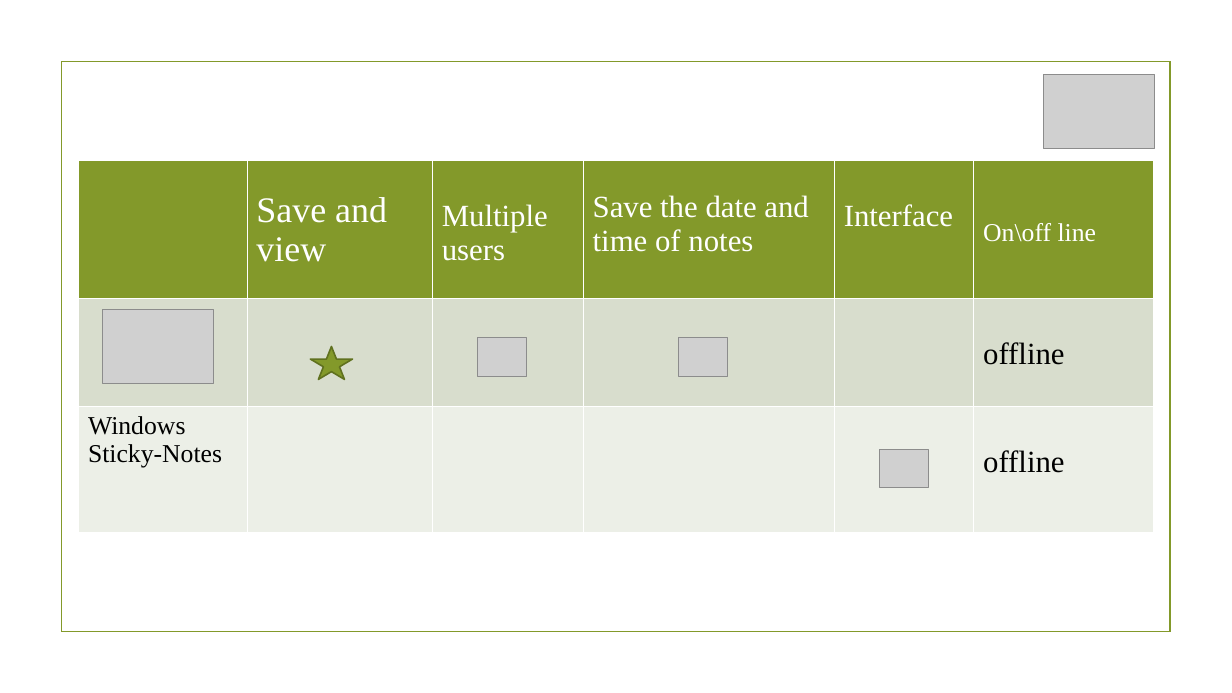
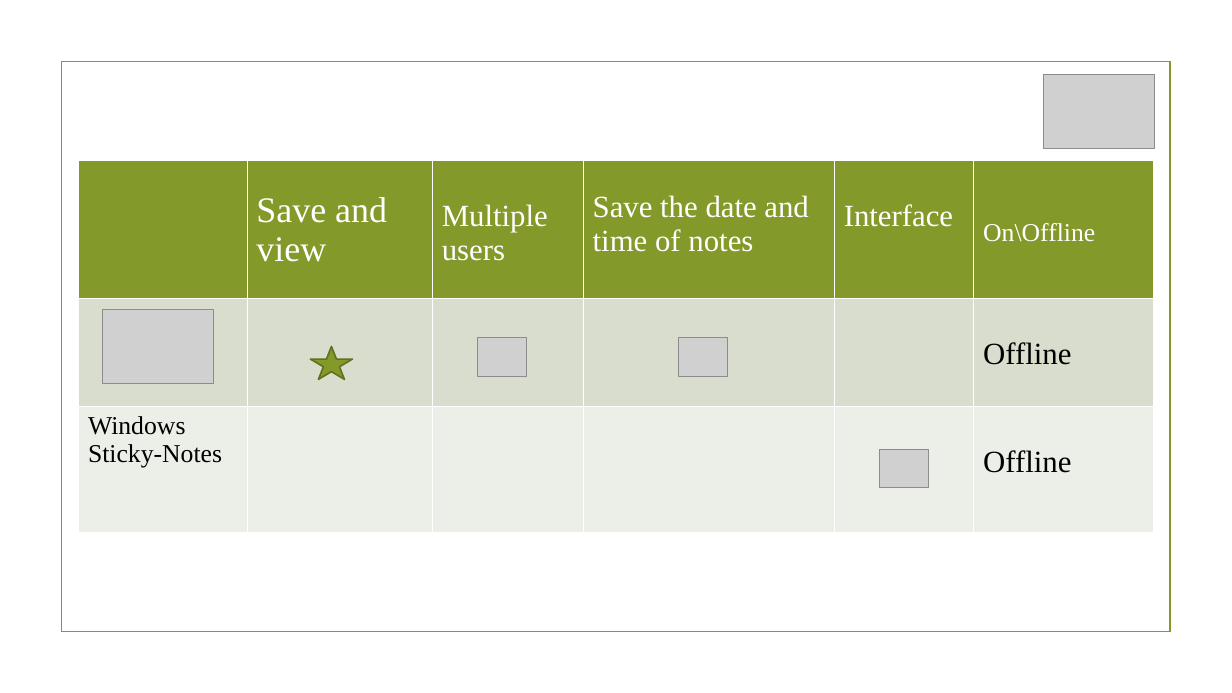
Before and after one commit to ibrahim123abusamrah/show, a slide deck: slide 13 of Sticky-Notes.pptx (slide 12 before the commit). Drawn at 1232x693 pixels with LibreOffice and Linux fonts; fonts in the diff are those of the drawing; grey boxes stand for pictures; background and template pictures are left out. Boxes give left, top, right and bottom in pixels: in the first picture for what was removed or moved away, otherwise in the second. Text is boxed around its words. In the diff, an @@ line names an element or a change of style, - is before the commit and + after.

```diff
--- a/Sticky-Notes.pptx
+++ b/Sticky-Notes.pptx
@@ table at (79,160,1153,533) @@
-row 1, column 6: On\off line
+row 1, column 6: On\Offline
-row 2, column 6: offline
+row 2, column 6: Offline
-row 3, column 6: offline
+row 3, column 6: Offline
```
Also in this commit, not shown: 3 other slides changed, 1 slide added, 2 other files.
